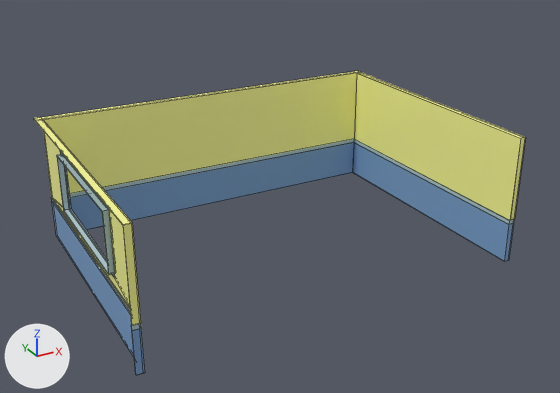
What one commit did to the FBX model Assets/Models/OfficeWalls.fbx.
The view is the same before and after, from a camera (50 mm lens) standing at (-26.0, -48.9, 28.5) and looking at (0.0, -1.6, 4.9). Arrows for +X, +Y and +Z are at lower left; the lights stay in place. Mesh edges are drawn as thin lines.

Script lines for the objects in view, before the commit:
```python
me_cube_002 = bpy.data.meshes.new('Cube.002')
me_cube_002.from_pydata(...)  # 100 vertices, 100 faces; spans x -15.0..15.0, y -11.0..10.5, z -0.1..10.0
# faces by material slot: [35, 48, 17]
me_cube_002.materials.append(mat_paint1)  # yellow #fdfd97
me_cube_002.materials.append(mat_paint2)  # light grey #afc9cf
me_cube_002.materials.append(mat_paint3)  # blue #789fcc
ob_walls = bpy.data.objects.new('Walls', me_cube_002)
ob_walls.location = (0.0, 0.0, 0.0)
```
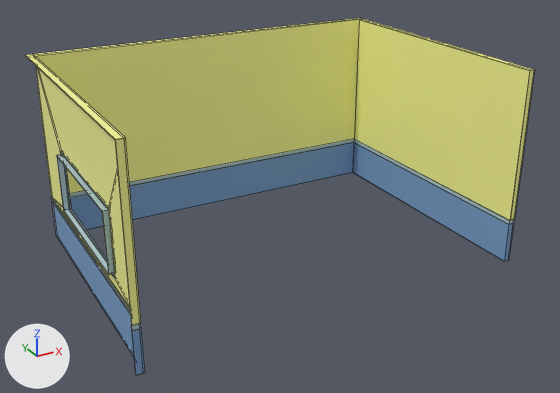
What differs and where, as boxes (x1, y1, x2, y2) in the pictures (560 x 393 px; the box of a moved part takes in the faces that stretch with it):
'Walls', reshaped (17% taller)
    before: (34, 71, 526, 375)
    after: (25, 18, 535, 375)
part 1 of me_cube_002, moved or reshaped
    before: (34, 71, 526, 290)
    after: (25, 18, 535, 290)

The change in detail:
me_cube_002 has 100 vertices, 100 faces and spans x -15.0..15.0, y -11.0..10.5, z -0.1..10.0.
me_cube_002 is used by ob_walls; location (0.0, 0.0, 0.0).
me_cube_002 part 1: all 24 vertices in x -15.0..15.0, y -11.0..10.5, z 9.9..10.0 are moved by (0.0, 0.0, 5.0).
